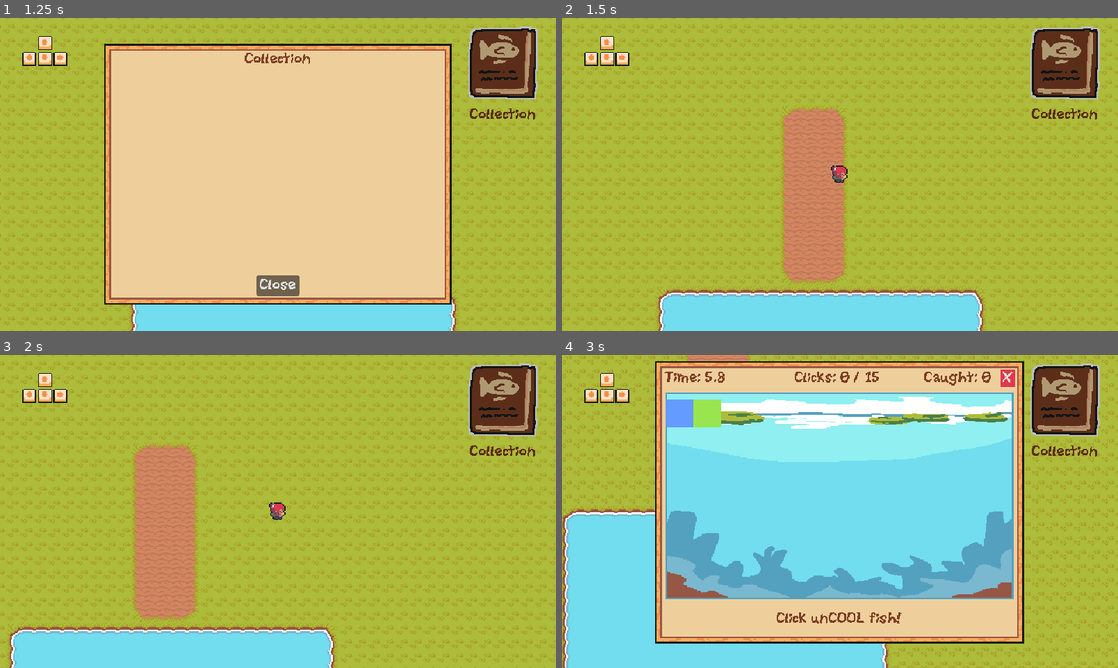
Above: before the commit, frames 1-4 (two rows, left to right).
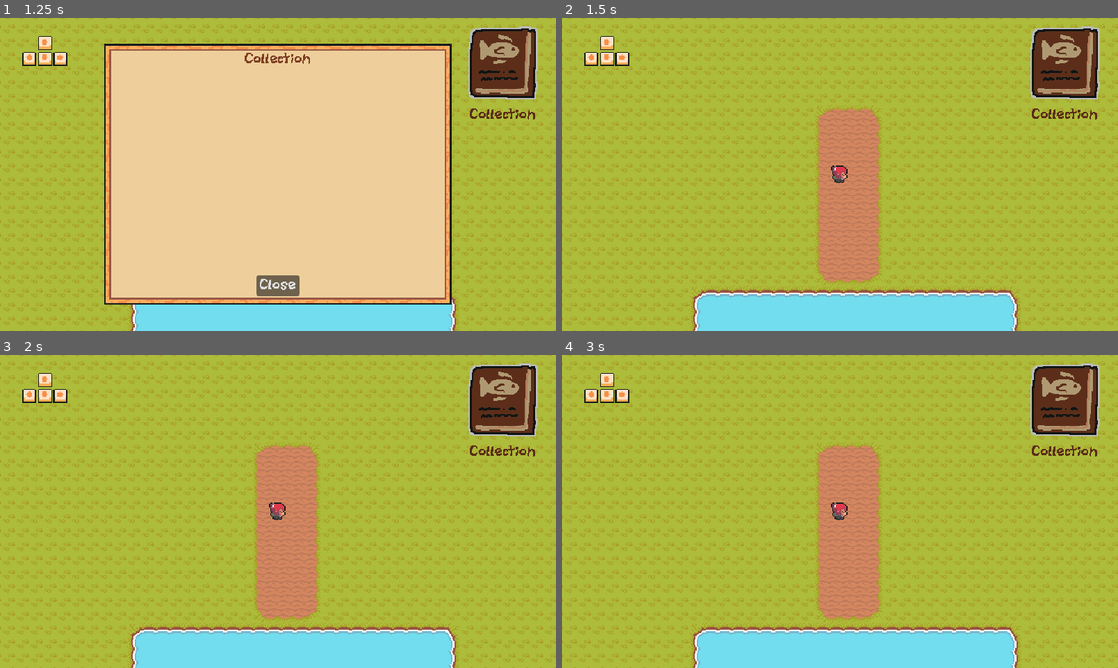
Above: after the commit, the same moments.

Repository: connervolkek/digital-workshop-game-design
Game: Godot game, scene res://Scenes/Main.tscn
The game is run twice, just before and just after one commit, with the same random seed, the same clock (stepped at 60 frames per second) and the same inputs.
Inputs:
- Up to frame 1 (1.25 s): click "Collection" at 0.5 s
- Up to frame 2 (1.5 s): tap Enter at 1.25 s; hold D (Right) from 1.28 s (still down); tap E (Interact) at 1.35 s
- Up to frame 3 (2 s): keep holding D (Right)
- Up to frame 4 (3 s): release D (Right) at 2.03 s; hold S (Down) 2.03-2.78 s; tap E (Interact) at 2.1, 2.75, 2.85 s; hold D (Right) from 2.78 s (still down)

Frame 1 is identical in both runs. In frame 2, 33% of the frame differs, in the area x 0-100%, y 0-100%; in frame 3, 34%; in frame 4, 77%.

Commit message:
Update PlayerScript.gd

Diff:
--- a/Scripts/PlayerScript.gd
+++ b/Scripts/PlayerScript.gd
@@ -2,7 +2,10 @@
 
 var can_move = true
 var can_interact = true
-var speed = 200
+#Add a speed variable here!
+
+
+
 
 func _physics_process(_delta: float) -> void:
 	if can_move:
@@ -13,18 +16,17 @@
 
 
 
+## Replace the function below with the code snippet in the slides!
+func handle_movement():
+	pass
 
-func handle_movement():
-	velocity = Vector2.ZERO
-	if Input.is_action_pressed("Right"):
-		velocity.x += speed
-	if Input.is_action_pressed("Left"):
-		velocity.x -= speed
-	if Input.is_action_pressed("Down"):
-		velocity.y += speed
-	if Input.is_action_pressed("Up"):
-		velocity.y -= speed
-	move_and_slide()
+
+
+
+
+
+
+
 
 
 func _ready() -> void:
